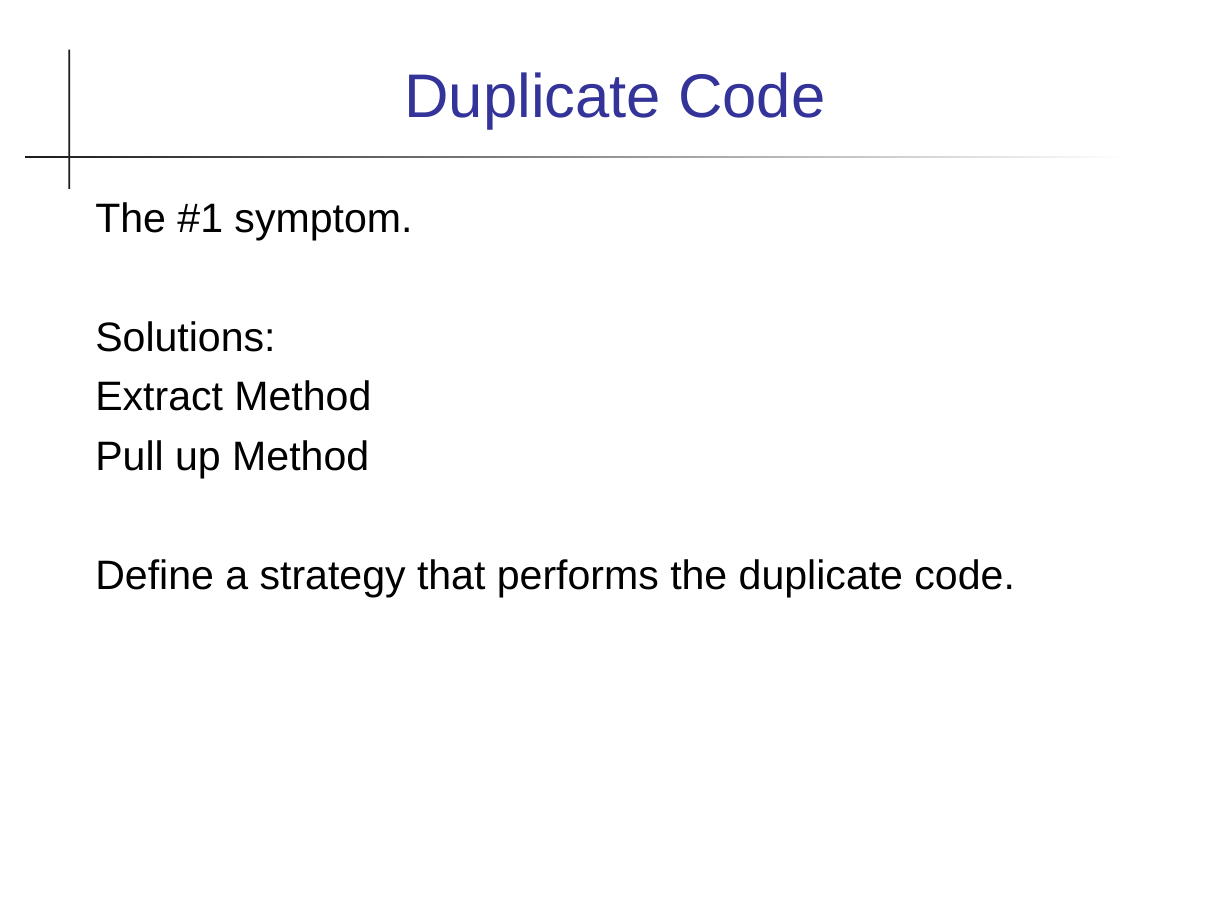
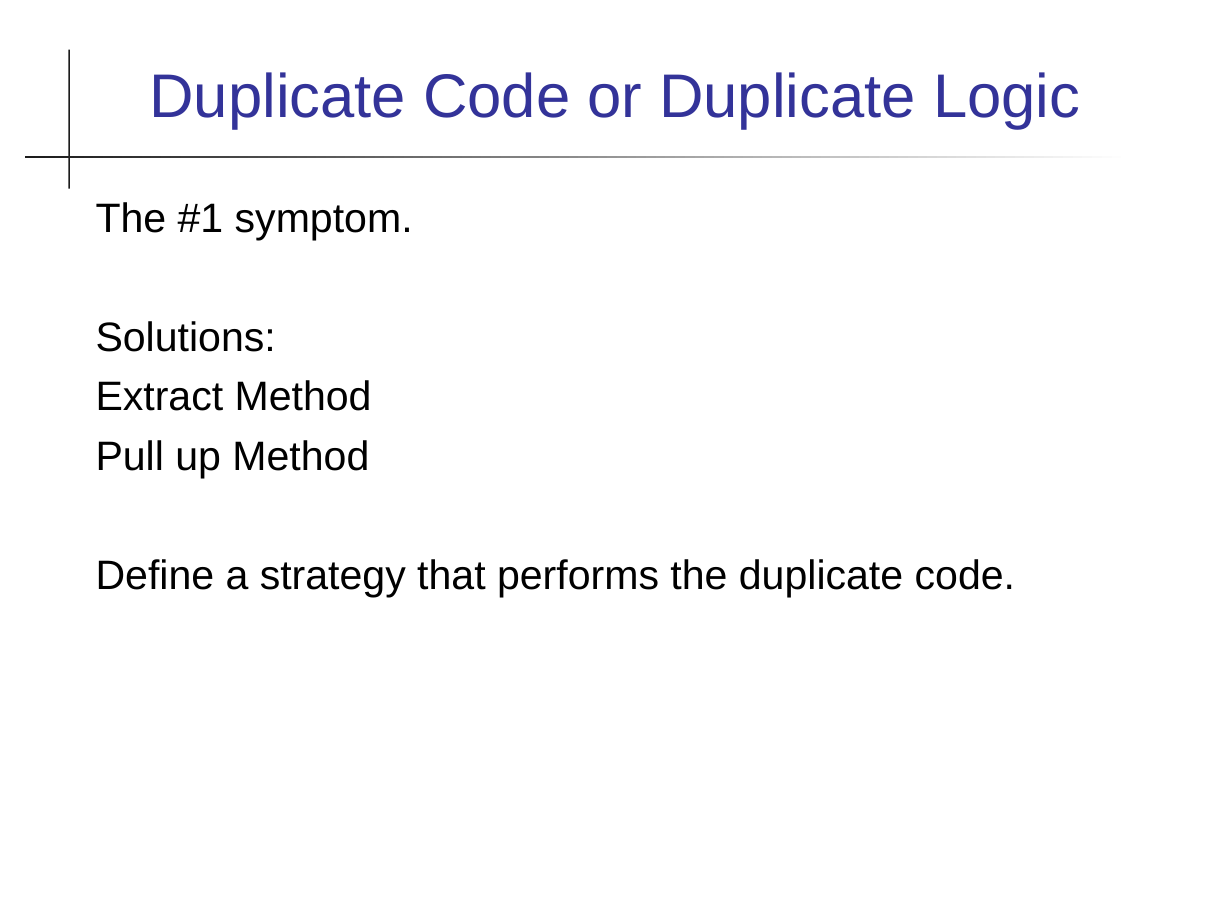
Before and after one commit to cpske/ISP, a slide deck: slide 12 of refactoring/Refactoring-Patterns.ppt. Drawn at 1232x924 pixels with LibreOffice and Linux fonts; fonts in the diff are those of the drawing. Boxes give left, top, right and bottom in pixels: in the first picture for what was removed or moved away, otherwise in the second. Text is boxed around its words. In the diff, an @@ line names an element or a change of style, - is before the commit and + after.

```diff
--- a/refactoring/Refactoring-Patterns.ppt
+++ b/refactoring/Refactoring-Patterns.ppt
@@ title at (x1=149, y1=72, x2=1080, y2=128): text changed @@
-Duplicate Code
+Duplicate Code or Duplicate Logic
```
Also in this commit, not shown: 5 other slides changed, 6 other files.
